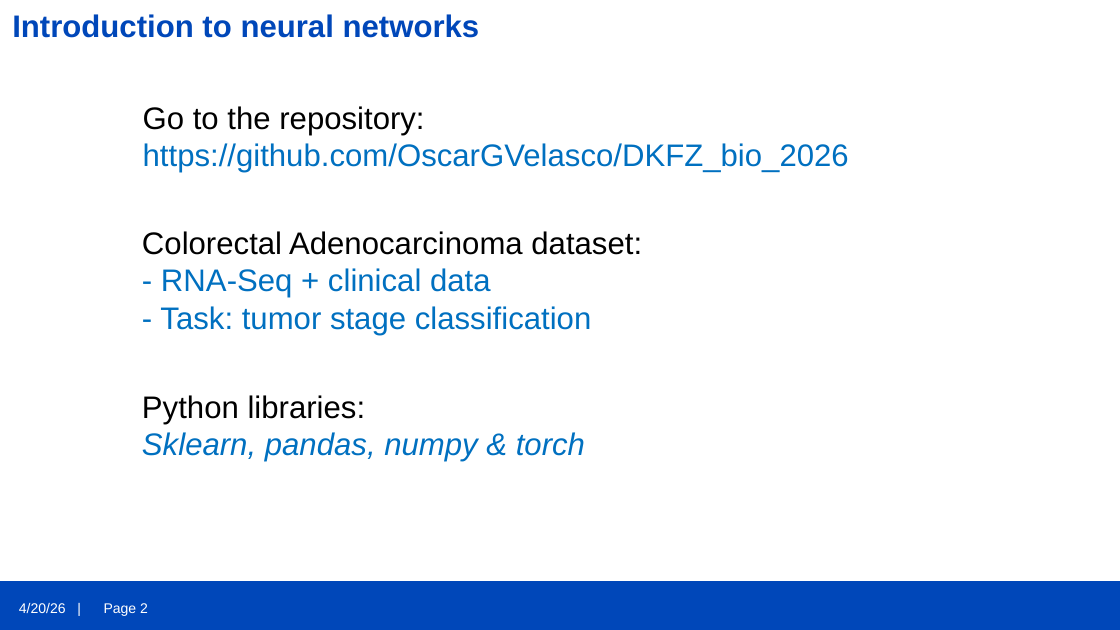
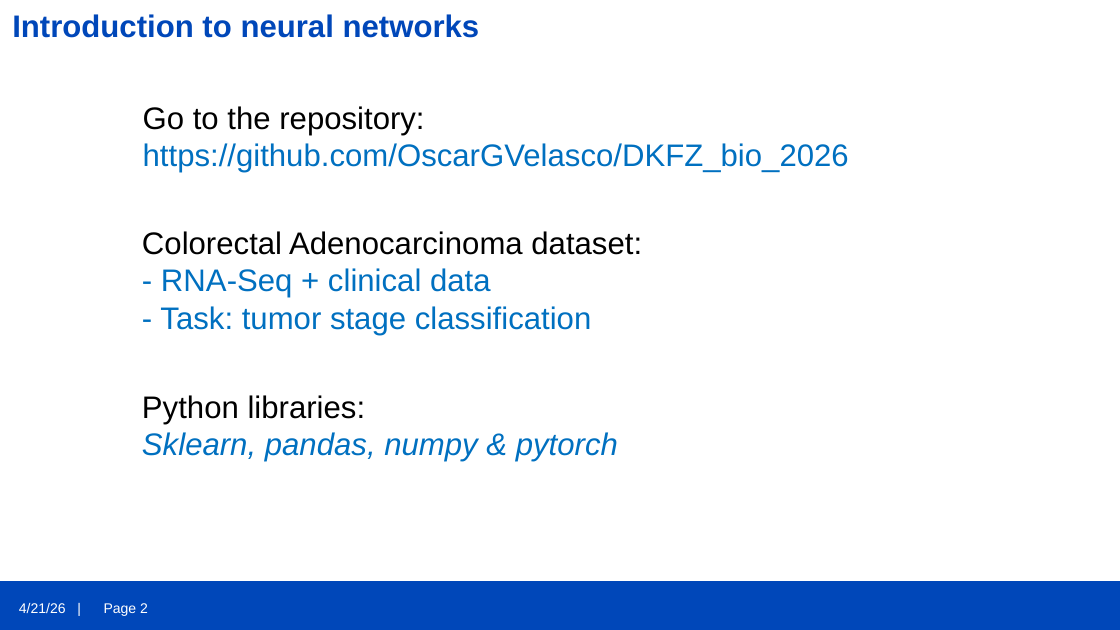
Before and after one commit to OscarGVelasco/DKFZ_bio_2026, a slide deck: slide 2 of Introduction_Neural_nets_Oscar_20April2026.pptx. Drawn at 1120x630 pixels with LibreOffice and Linux fonts; fonts in the diff are those of the drawing; background and template pictures are left out. Boxes give left, top, right and bottom in pixels: in the first picture for what was removed or moved away, otherwise in the second. Text is boxed around its words. In the diff, an @@ line names an element or a change of style, - is before the commit and + after.

```diff
--- a/Introduction_Neural_nets_Oscar_20April2026.pptx
+++ b/Introduction_Neural_nets_Oscar_20April2026.pptx
@@ text at [142,395,618,462]: text changed @@
-Python libraries:
-Sklearn, pandas, numpy & torch
+Python libraries:
+Sklearn, pandas, numpy & pytorch
@@ text at [19,603,66,613]: text changed @@
-4/20/26 |
+4/21/26 |
```
Also in this commit, not shown: 34 other slides changed.
